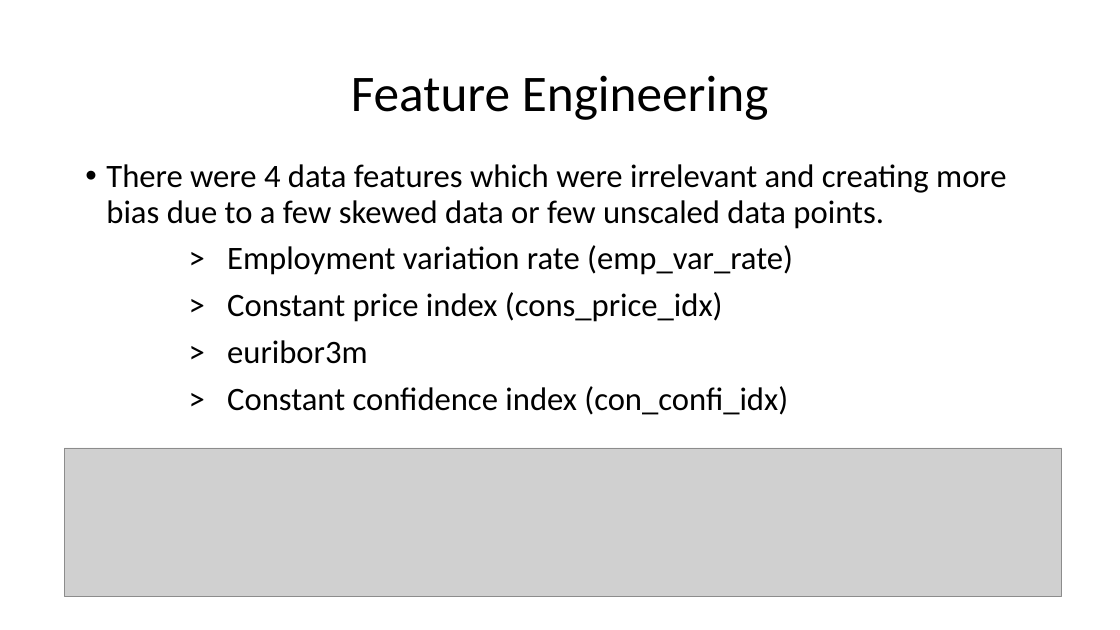
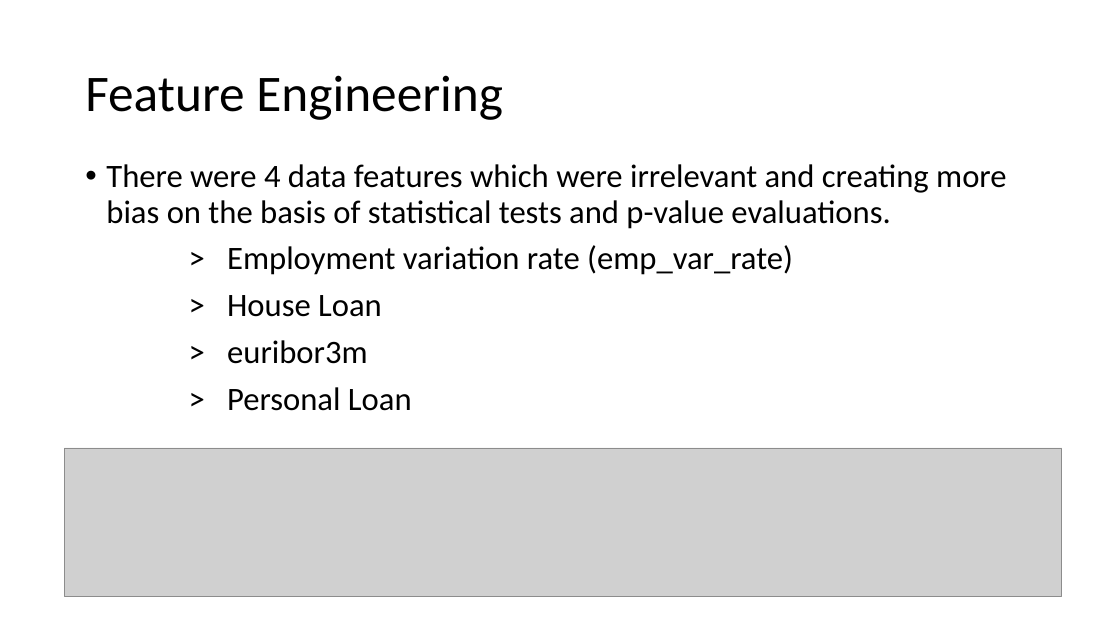
Before and after one commit to Ayushimalaviya/Bank-Marketing-Campaign-Analysis, a slide deck: slide 3 of final_code/final presentation.pptx. Drawn at 1120x630 pixels with LibreOffice and Linux fonts; fonts in the diff are those of the drawing; grey boxes stand for pictures. Boxes give left, top, right and bottom in pixels: in the first picture for what was removed or moved away, otherwise in the second. Text is boxed around its words. In the diff, an @@ line names an element or a change of style, - is before the commit and + after.

```diff
--- a/final_code/final presentation.pptx
+++ b/final_code/final presentation.pptx
@@ title "Feature Engineering" at (85, 75, 503, 120): alignment centre to left @@
@@ text at (106, 164, 1006, 229): text changed @@
-• There were 4 data features which were irrelevant and creating more bias due to a few skewed data or few unscaled data points.
+• There were 4 data features which were irrelevant and creating more bias on the basis of statistical tests and p-value evaluations.
@@ text at (227, 295, 382, 317): text changed @@
-> Constant price index (cons_price_idx)
+> House Loan
@@ text at (227, 387, 412, 411): text changed @@
-> Constant confidence index (con_confi_idx)
+> Personal Loan
```
Also in this commit, not shown: 5 other slides changed, 2 other files.
